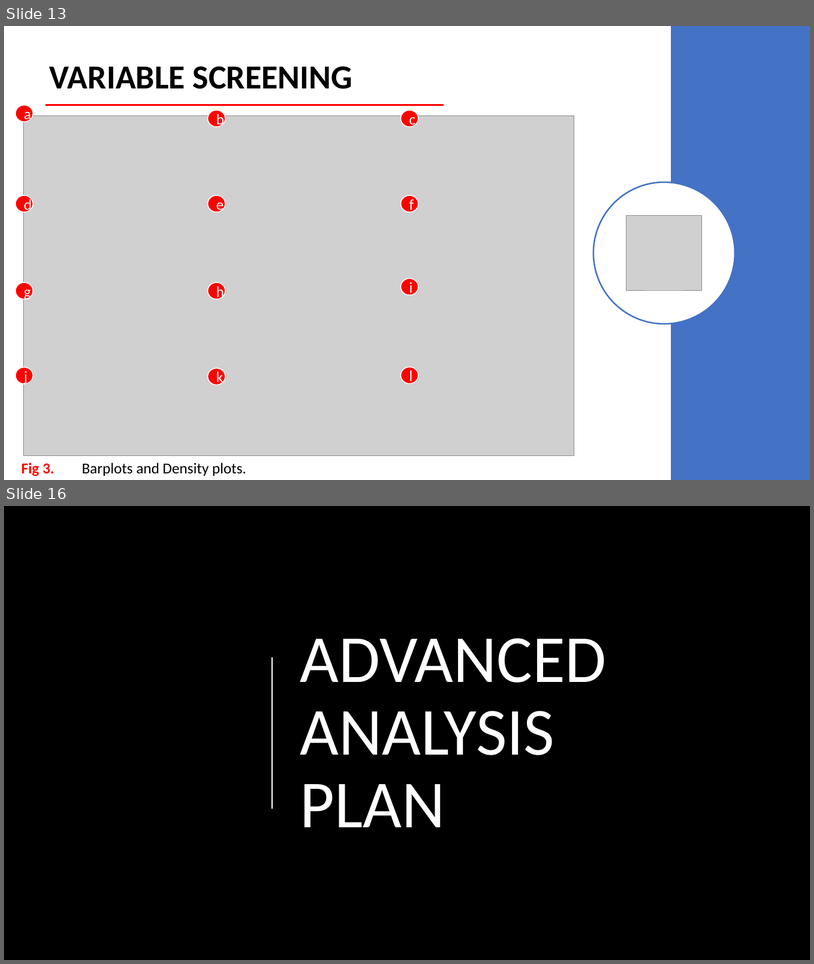
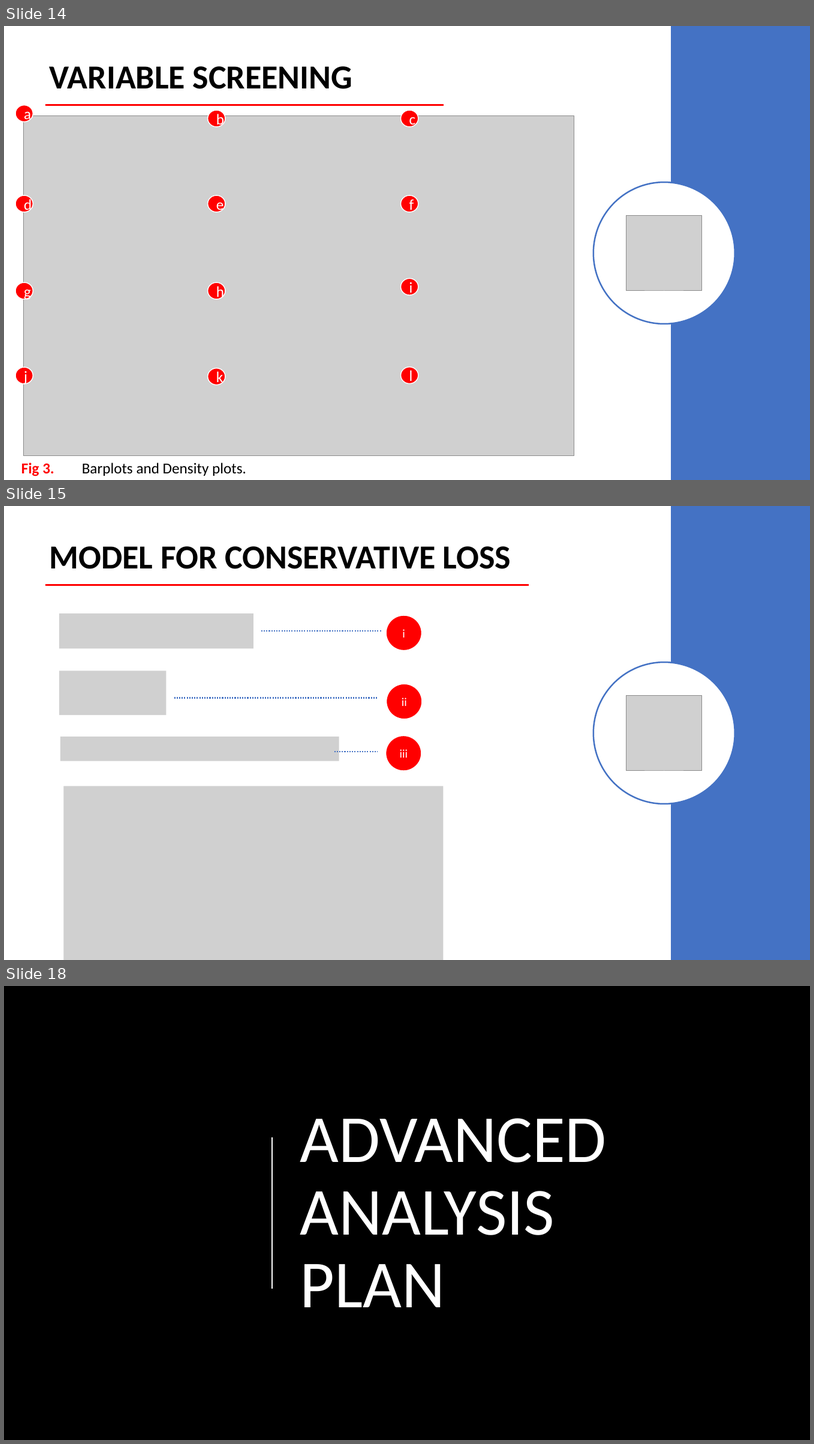
Before and after one commit to oyelekeolaoye/local_england_elections, a slide deck: VIVA SKETCH.pptx. Shown one above the other, each under a label of ours: slides 13 and 16 before the commit, slides 14, 15 and 18 after it; the slides between them are not shown. The pictures are 814x964 and 814x1444 pixels, drawn with LibreOffice and Linux fonts; fonts in the diff are those of the drawing; grey boxes stand for pictures; background and template pictures are left out; a plain dark background stands for a picture behind light text. Boxes give left, top, right and bottom in pixels: in the first picture for what was removed or moved away, otherwise in the second. Text is boxed around its words. In the diff, an @@ line names an element or a change of style, - is before the commit and + after.

Commit message:
final logistic models fitted for all parties

```diff
--- a/VIVA SKETCH.pptx
+++ b/VIVA SKETCH.pptx
@@ slide 15 added at [4,506,810,960], background #FFFFFF @@
@@ rectangle added at [671,506,810,960], fill #4472C4 @@
@@ title added at [50,546,511,569], 40 pt, text #000000, bold @@
+MODEL FOR CONSERVATIVE LOSS
@@ line added from (45, 585) to (529, 585), #FF0000 2.25 pt @@
@@ picture added at [59,613,253,649] @@
@@ line added from (261, 631) to (382, 631), #4472C4 1.5 pt dashed @@
@@ ellipse added at [386,615,422,651], fill #FF0000, outline #FFFFFF 1 pt, 14 pt, text #FFFFFF @@
+i
@@ ellipse added at [594,662,735,804], fill #FFFFFF, outline #4472C4 1.75 pt @@
@@ picture added at [59,670,166,715] @@
@@ ellipse added at [387,684,423,719], fill #FF0000, outline #FFFFFF 1 pt, 14 pt, text #FFFFFF @@
+ii
@@ line added from (174, 698) to (378, 698), #4472C4 1.5 pt dashed @@
@@ picture added at [627,696,703,771] @@
@@ picture added at [60,736,339,760] @@
@@ ellipse added at [386,735,422,771], fill #FF0000, outline #FFFFFF 1 pt, 14 pt, text #FFFFFF @@
+iii
@@ line added from (335, 751) to (378, 751), #4472C4 1.5 pt dashed @@
@@ picture added at [64,786,444,960] @@
@@ what was slide 13 is now slide 14 @@
@@ what was slide 16 is now slide 18 @@
```
Also in this commit, not shown: 6 slides changed, 1 other slide added, 1 other file.
